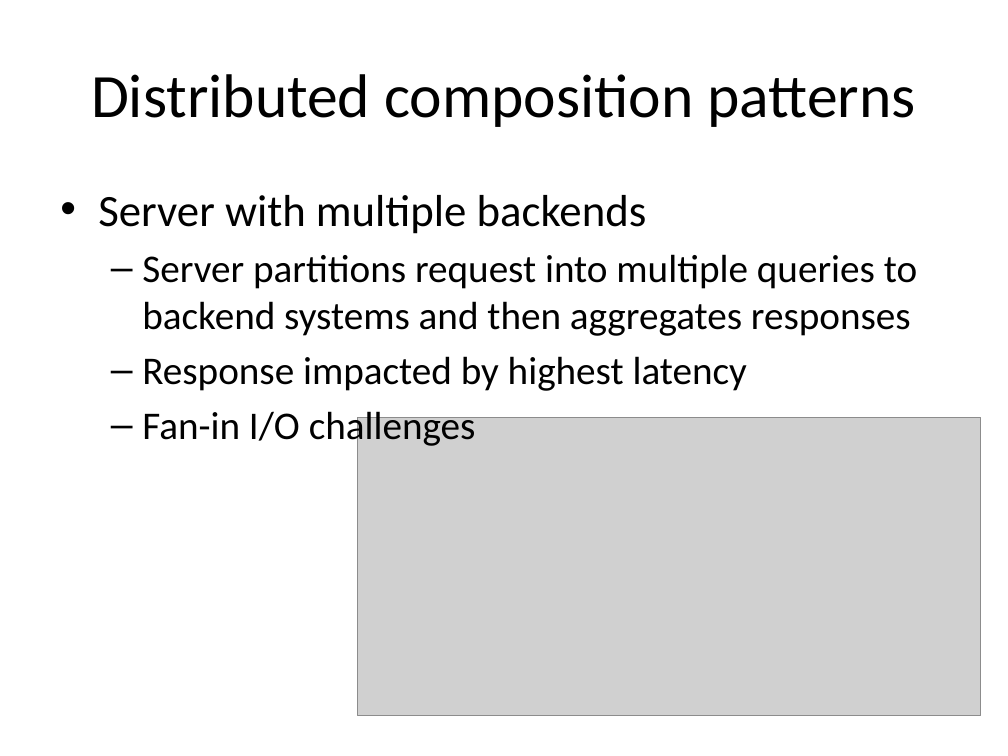
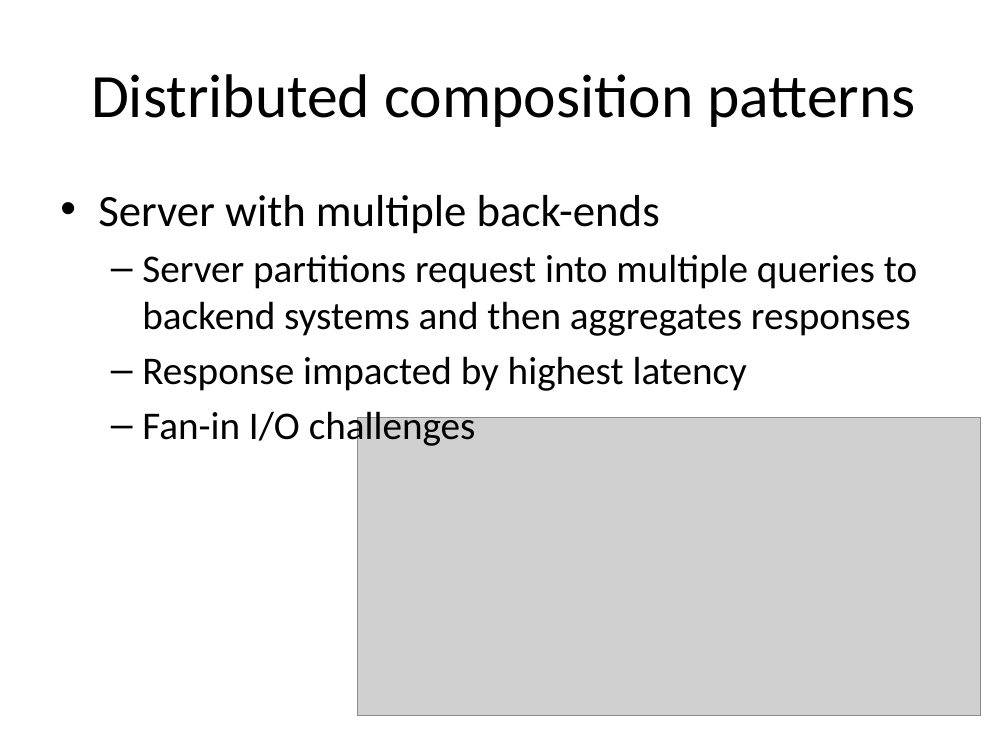
Before and after one commit to jasondbaker/infrastructure-class, a slide deck: slide 11 of infrastructure-week-3.pptx (slide 10 before the commit). Drawn at 1008x756 pixels with LibreOffice and Linux fonts; fonts in the diff are those of the drawing; grey boxes stand for pictures. Boxes give left, top, right and bottom in pixels: in the first picture for what was removed or moved away, otherwise in the second. Text is boxed around its words. In the diff, an @@ line names an element or a change of style, - is before the commit and + after.

```diff
--- a/infrastructure-week-3.pptx
+++ b/infrastructure-week-3.pptx
@@ text at <box>98,195,660,234</box>: text changed @@
-• Server with multiple backends
+• Server with multiple back-ends
```
Also in this commit, not shown: 7 other slides changed, 3 slides added, 2 slides removed, 32 other files.
